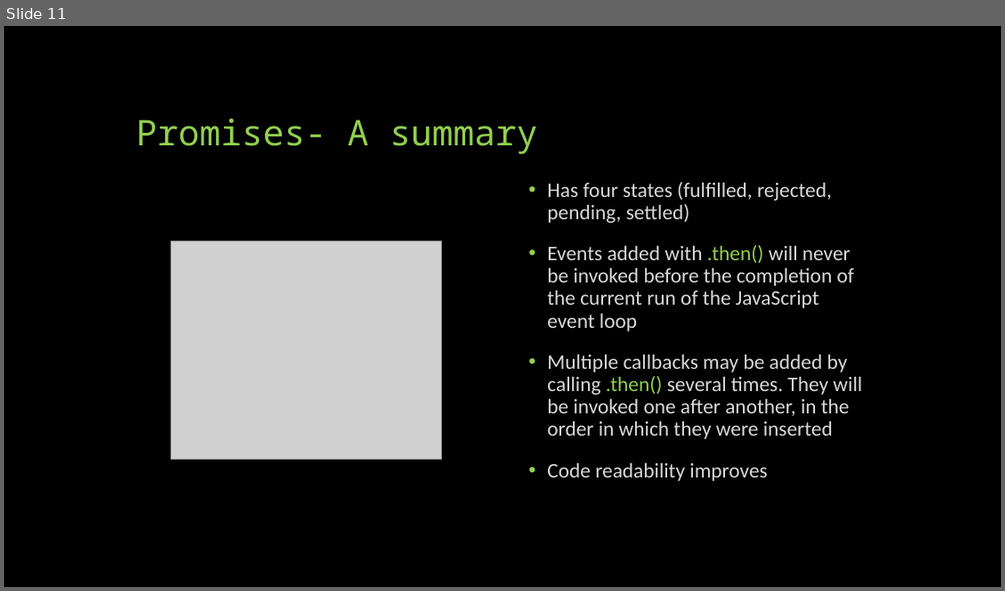
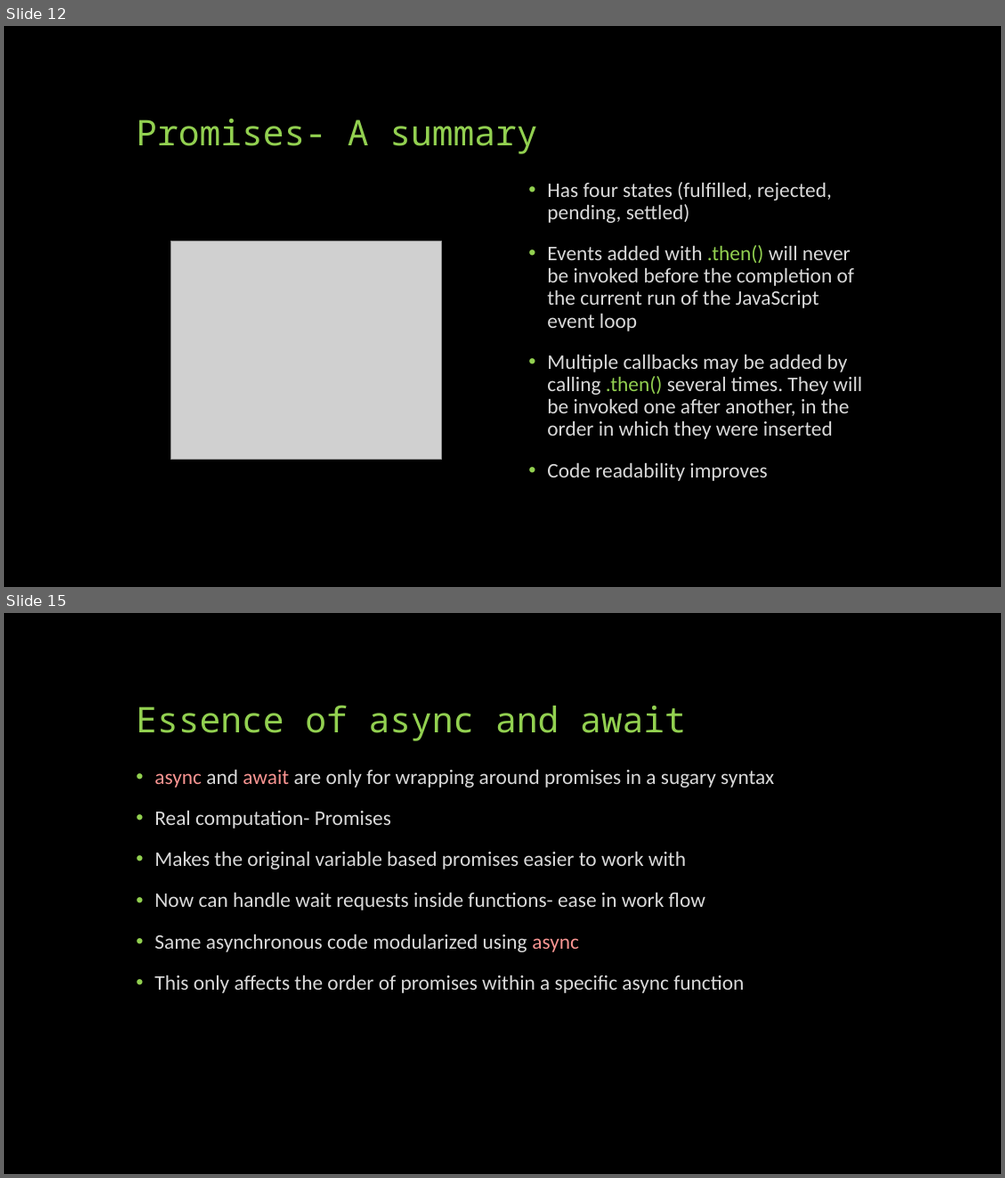
Before and after one commit to sneaky-potato/KOSS-Selection-Tasks, a slide deck: Async Await Promises and Callbacks in JavaScript.pptx. Shown one above the other, each under a label of ours: slide 11 before the commit, slides 12 and 15 after it; the slides between them are not shown. The pictures are 1005x591 and 1005x1178 pixels, drawn with LibreOffice and Linux fonts; fonts in the diff are those of the drawing; grey boxes stand for pictures. Boxes give left, top, right and bottom in pixels: in the first picture for what was removed or moved away, otherwise in the second. Text is boxed around its words. In the diff, an @@ line names an element or a change of style, - is before the commit and + after.

```diff
--- a/Async Await Promises and Callbacks in JavaScript.pptx
+++ b/Async Await Promises and Callbacks in JavaScript.pptx
@@ slide 15 added at [4, 613, 1001, 1174], background #000000 @@
@@ title added at [136, 705, 686, 741], 34 pt, text #92D050 @@
+Essence of async and await
@@ text added at [154, 769, 774, 993], 20 pt, text #D9D9D9 @@
+• async and await are only for wrapping around promises in a sugary syntax
+• Real computation- Promises
+• Makes the original variable based promises easier to work with
+• Now can handle wait requests inside functions- ease in work flow
+• Same asynchronous code modularized using async
+• This only affects the order of promises within a specific async function
@@ what was slide 11 is now slide 12 @@
```
Also in this commit, not shown: 3 slides changed, 4 other slides added, 1 slide removed.
